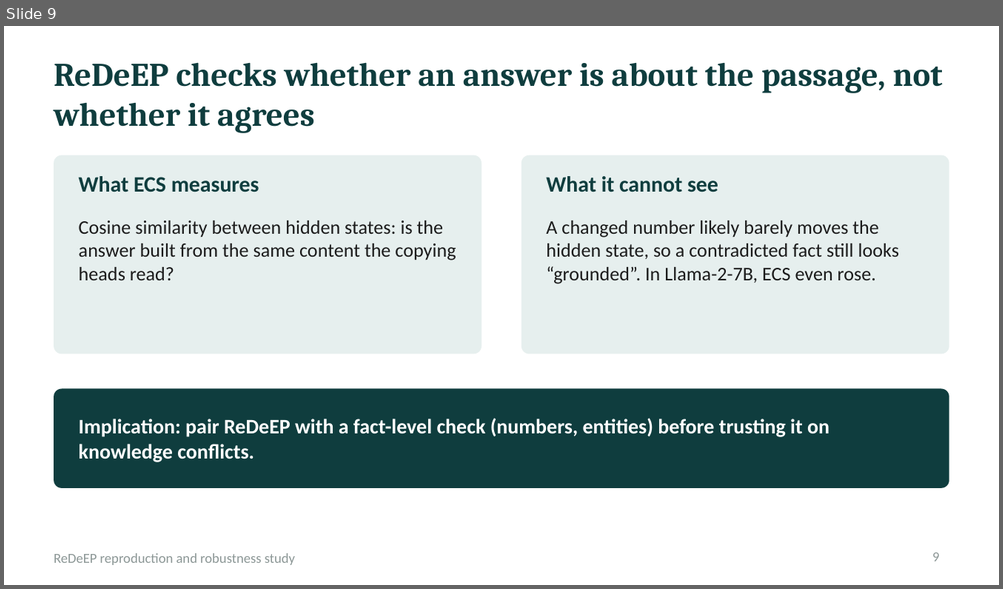
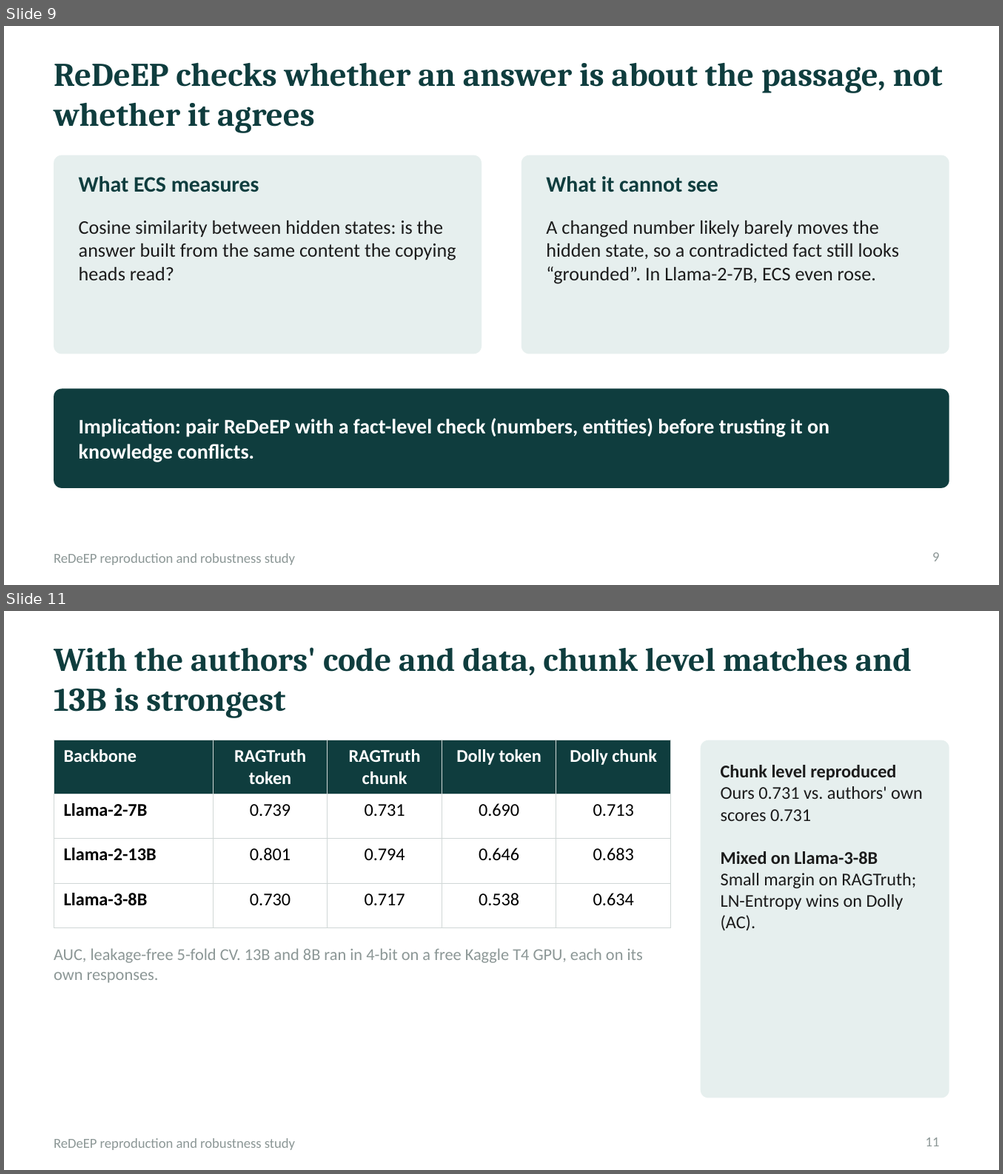
Before and after one commit to ad1thyaaa/ReDeEP-Reproduction-Robustness, a slide deck: presentation/ReDeEP_presentation.pptx. Shown one above the other, each under a label of ours: slide 9 before the commit, slides 9 and 11 after it; the slides between them are not shown. The pictures are 1003x589 and 1003x1174 pixels, drawn with LibreOffice and Linux fonts; fonts in the diff are those of the drawing. Boxes give left, top, right and bottom in pixels: in the first picture for what was removed or moved away, otherwise in the second. Text is boxed around its words. In the diff, an @@ line names an element or a change of style, - is before the commit and + after.

```diff
--- a/presentation/ReDeEP_presentation.pptx
+++ b/presentation/ReDeEP_presentation.pptx
@@ slide 11 added at (x1=4, y1=611, x2=999, y2=1170), background #FFFFFF; not listed: 1 template element that a slide beside it also shows @@
@@ title added at (x1=54, y1=647, x2=911, y2=718), 24 pt, text #0F3D3E, bold @@
+With the authors' code and data, chunk level matches and 13B is strongest
@@ table added at (x1=54, y1=741, x2=670, y2=908), 4 rows, 5 columns @@
+Backbone | RAGTruth token | RAGTruth chunk | Dolly token | Dolly chunk
+Llama-2-7B | 0.739 | 0.731 | 0.690 | 0.713
+Llama-2-13B | 0.801 | 0.794 | 0.646 | 0.683
+Llama-3-8B | 0.730 | 0.717 | 0.538 | 0.634
@@ rounded rectangle added at (x1=700, y1=741, x2=949, y2=1099), fill #E6EFEE @@
@@ text added at (x1=720, y1=765, x2=922, y2=931), 13 pt, text #1B1B1B @@
+Chunk level reproduced
+Ours 0.731 vs. authors' own scores 0.731
+Mixed on Llama-3-8B
+Small margin on RAGTruth; LN-Entropy wins on Dolly (AC).
@@ text added at (x1=54, y1=948, x2=643, y2=983), 12 pt, text #8C9796 @@
+AUC, leakage-free 5-fold CV. 13B and 8B ran in 4-bit on a free Kaggle T4 GPU, each on its own responses.
@@ page number added at (x1=925, y1=1138, x2=939, y2=1147), 10 pt, text #8C9796 @@
+11
```
Also in this commit, not shown: 2 slides changed, 2 other slides added, 53 other files.
